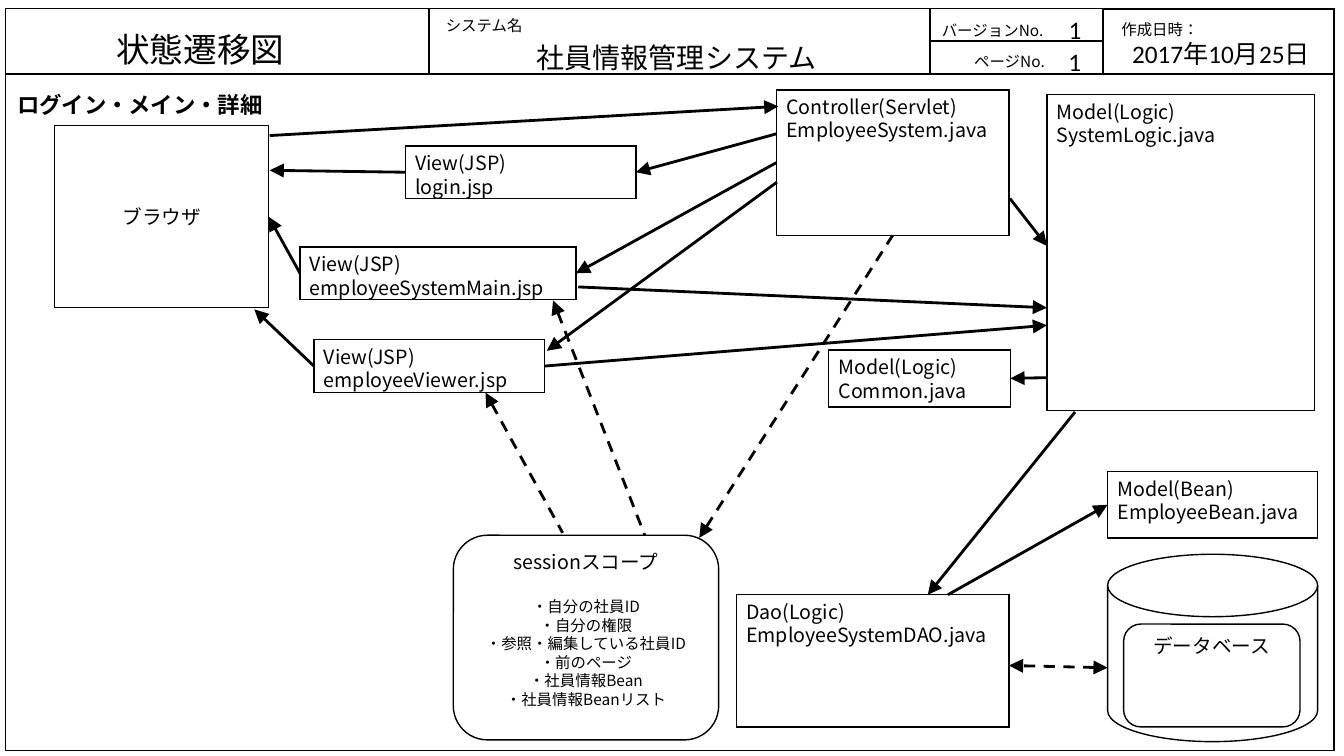
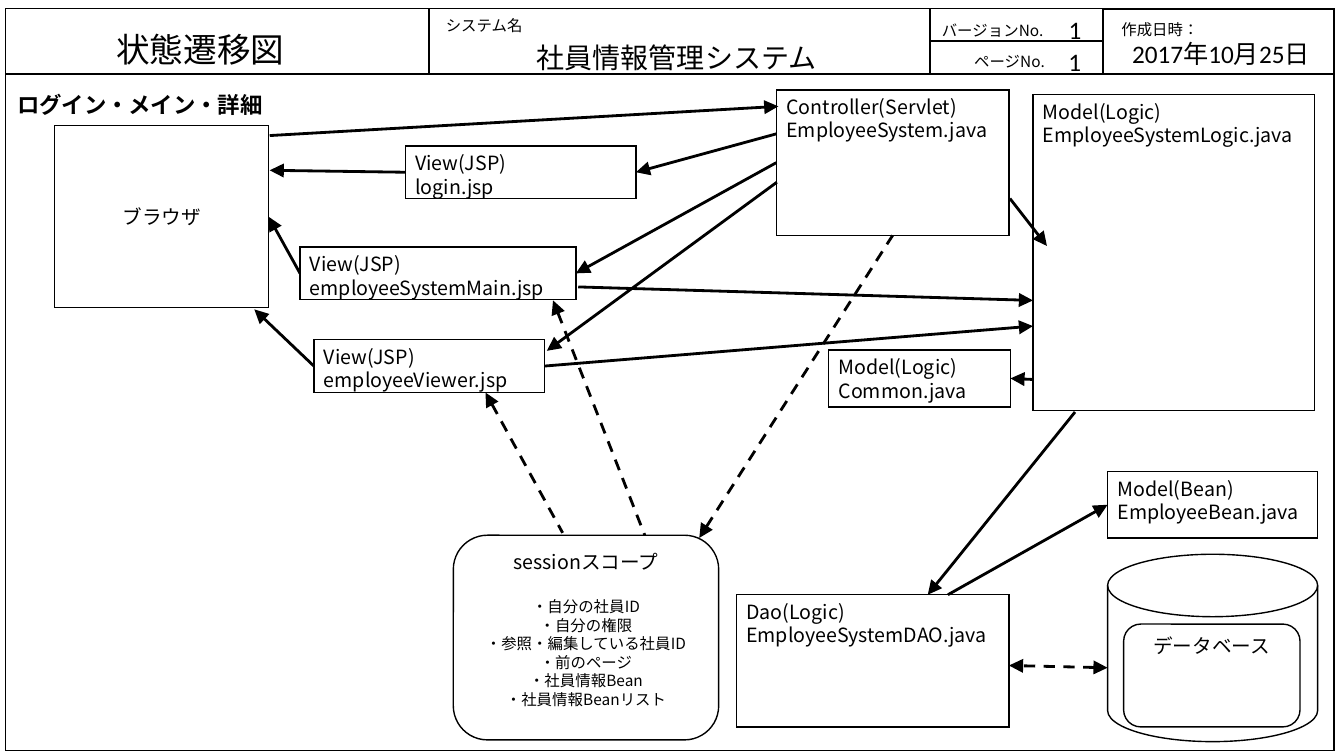
Before and after one commit to java201710/java, a slide deck: slide 10 of 総合演習資料/2.外部設計/画面・状態遷移図_DB.pptx. Drawn at 1344x756 pixels with LibreOffice and Linux fonts; fonts in the diff are those of the drawing. Boxes give left, top, right and bottom in pixels: in the first picture for what was removed or moved away, otherwise in the second. Text is boxed around its words. In the diff, an @@ line names an element or a change of style, - is before the commit and + after.

```diff
--- a/総合演習資料/2.外部設計/画面・状態遷移図_DB.pptx
+++ b/総合演習資料/2.外部設計/画面・状態遷移図_DB.pptx
@@ rectangle "Model(Logic) EmployeeSystemLogic.java" resized from (x1=1048, y1=95, x2=1316, y2=410) to (x1=1033, y1=95, x2=1316, y2=410) @@
@@ text in rectangle at (x1=1043, y1=103, x2=1293, y2=147): text changed @@
-Model(Logic)
-SystemLogic.java
+Model(Logic)
+EmployeeSystemLogic.java
@@ arrow moved from (579, 287) - (1048, 308) to (579, 287) - (1033, 300) @@
@@ arrow moved from (544, 366) - (1048, 326) to (544, 366) - (1033, 327) @@
@@ arrow moved from (1048, 378) - (1011, 378) to (1033, 379) - (1011, 378) @@
```
Also in this commit, not shown: 1 other slide changed, 1 other file.
